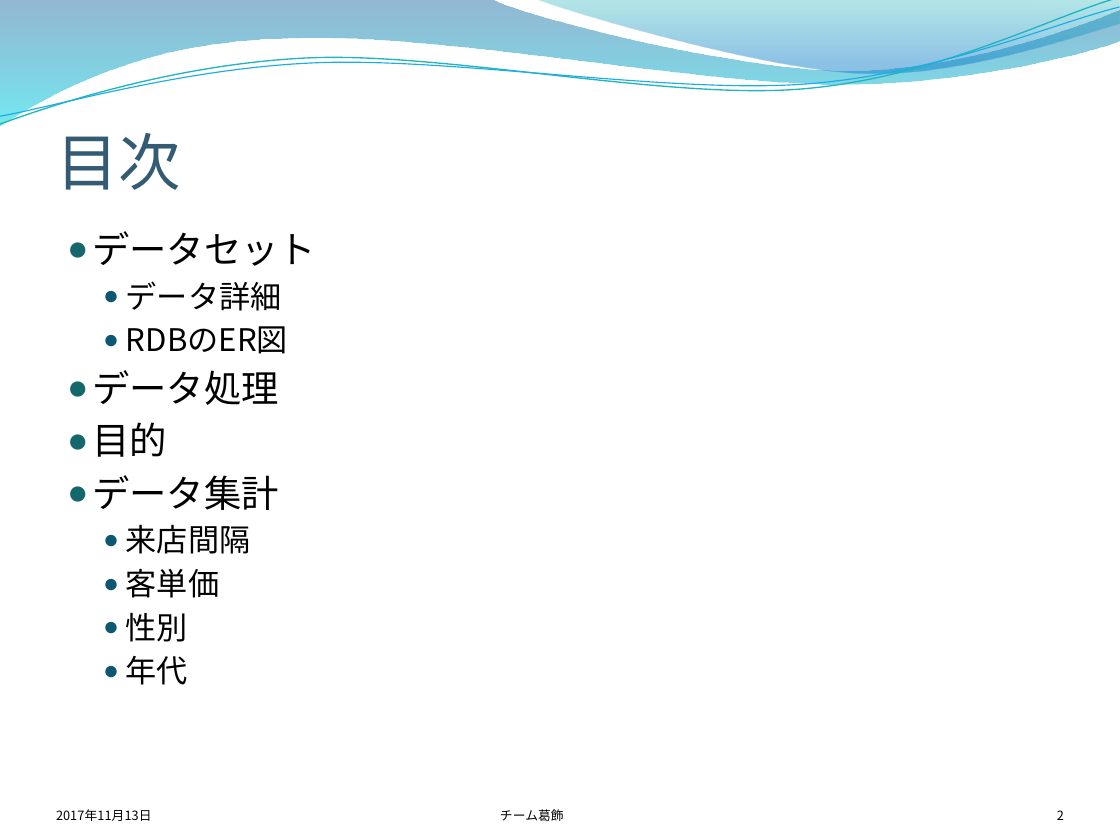
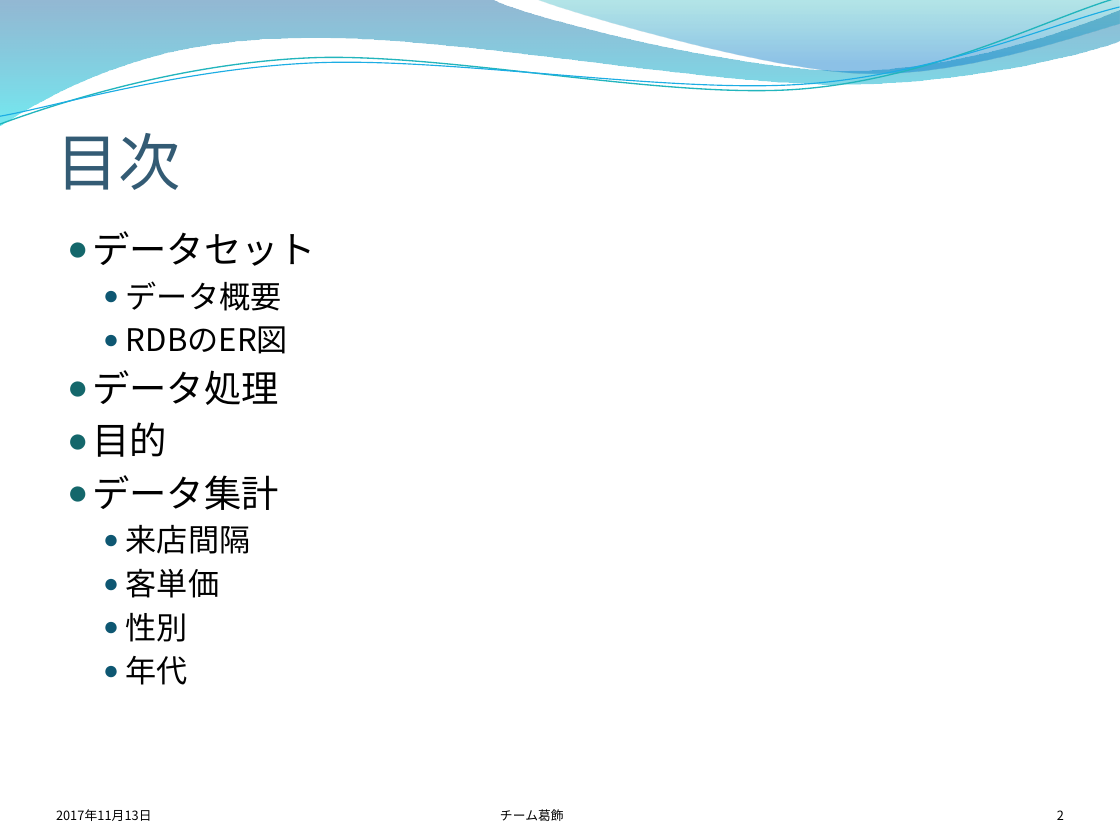
Before and after one commit to takuto0831/DataComp2017, a slide deck: slide 2 of report/中間報告改2.pptx. Drawn at 1120x840 pixels with LibreOffice and Linux fonts; fonts in the diff are those of the drawing; background and template pictures are left out. Boxes give left, top, right and bottom in pixels: in the first picture for what was removed or moved away, otherwise in the second. Text is boxed around its words. In the diff, an @@ line names an element or a change of style, - is before the commit and + after.

```diff
--- a/report/中間報告改2.pptx
+++ b/report/中間報告改2.pptx
@@ text at bbox=[126, 281, 282, 311]: text changed @@
-  ● データ詳細
+  ● データ概要
```
Also in this commit, not shown: 8 other slides changed, 2 other files.
